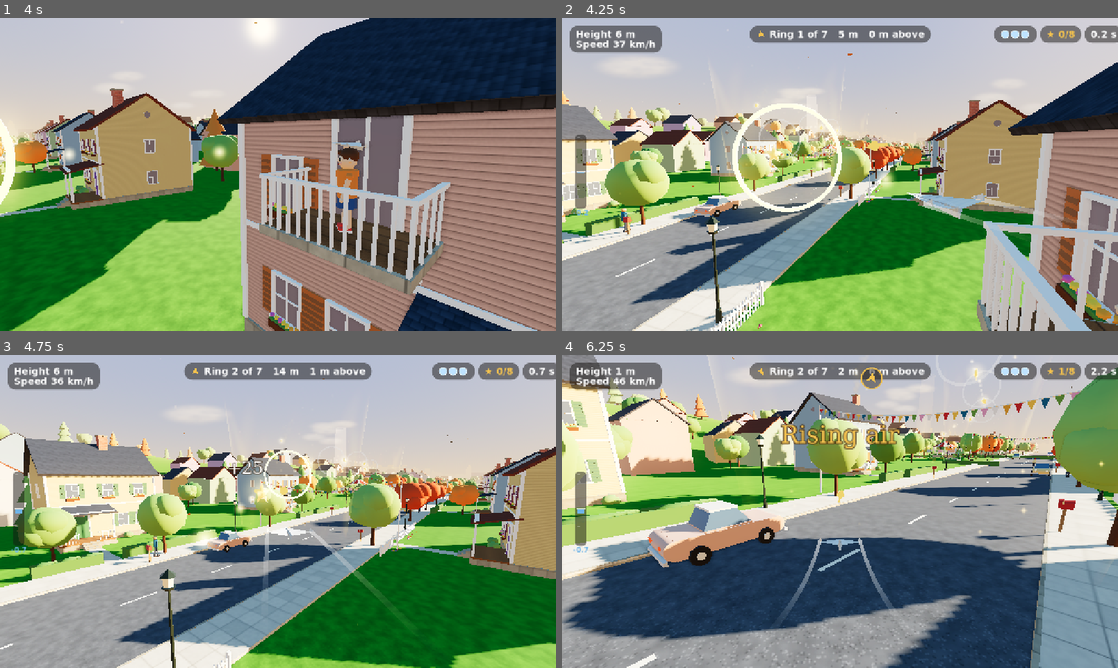
Above: before the commit, frames 1-4 (two rows, left to right).
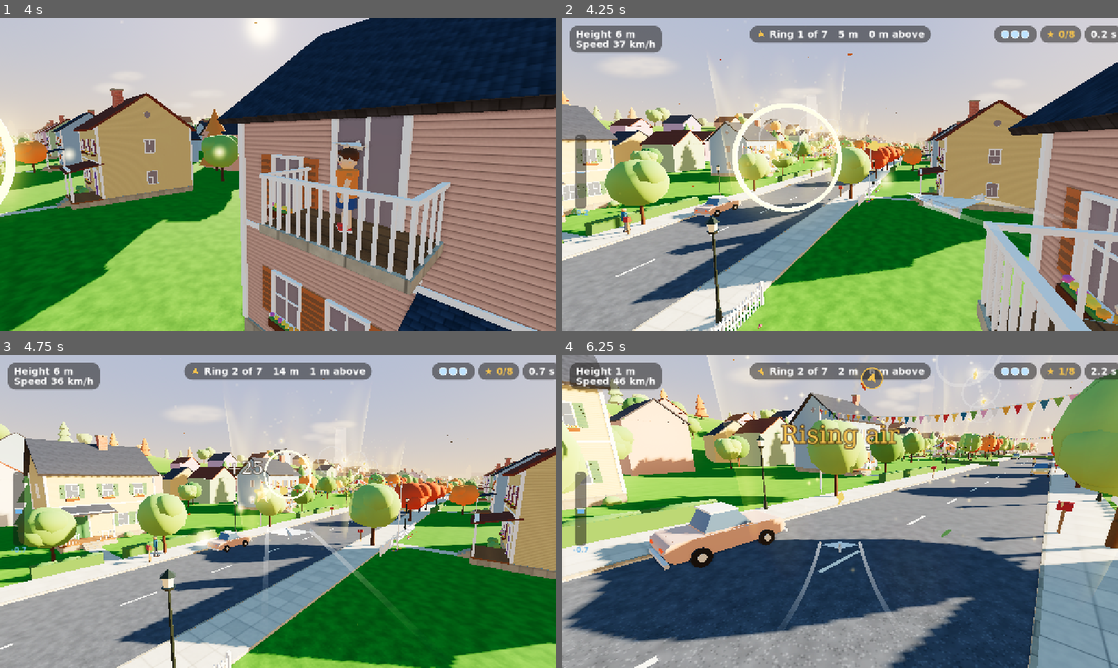
Above: after the commit, the same moments.

Repository: vashishtastudios-ooc/Fly-Paper-Plane
Game: Godot game, scene res://scenes/main.tscn
Two runs of this game, one before a commit and one after it. Both use one fixed random seed, a clock stepped at 60 frames per second and the inputs below.
Inputs (mouse positions are in pixels of both pictures, inside the frame that each line leads up to):
- Up to frame 1 (4 s): tap Enter (throw) at 0.5 s; move the mouse to (400, 158) at 0.52 s; hold E (roll_right) 0.53-1.25 s; tap W (climb) at 0.6, 2.1 s; click (400, 158) at 0.67 s; tap S (dive) at 0.8, 2.3, 3.8 s; drag from (166, 190) to (250, 237) at 1.27 s; move the mouse to (333, 105) at 2.02 s; hold E (roll_right) 2.03-2.75 s; drag from (250, 237) to (111, 127) at 2.77 s; move the mouse to (444, 221) at 3.52 s; hold Q (roll_left) from 3.53 s (still down); hold Space (gust) from 3.53 s (still down)
- Up to frame 2 (4.25 s): keep holding Q (roll_left); keep holding Space (gust)
- Up to frame 3 (4.75 s): release Q (roll_left) at 4.25 s; release Space (gust) at 4.25 s; drag from (111, 464) to (194, 433) at 4.27 s
- Up to frame 4 (6.25 s): move the mouse to (867, 511) at 5.02 s; hold Down 5.03-5.75 s; tap Keypad Enter at 5.1 s; click (867, 511) at 5.17 s; tap S (dive) at 5.3 s; drag from (756, 433) to (728, 527) at 5.77 s

Frame 1 is identical in both runs. In frame 2, 0.1% of the frame differs, in the area x 28-55%, y 13-54%; in frame 3, 0.3%; in frame 4, 11%, in the area x 0-100%, y 0-100%.

Commit message:
Easier-to-find thermals and center-friendly landings
- Thermals: brighter sparkles and a swirl of leaves spiralling up each
  column; a soft whoosh and gentle upward camera lift when entering one.
- Landing now triggers only when the plane reaches the pad surface
  (within 0.3 m) instead of anywhere within 1.1 m above the edge, so
  players can glide over the pad and settle near the center.

Co-Authored-By: Claude Opus 5.5 <noreply@anthropic.com>

Diff:
--- a/autoload/audio.gd
+++ b/autoload/audio.gd
@@ -129,6 +129,7 @@
 	var out := {}
 	out["throw"] = _wav(_whoosh(rng, 0.55, 0.05, 0.45, 0.9))
 	out["gust"] = _wav(_whoosh(rng, 0.7, 0.08, 0.6, 0.8))
+	out["updraft"] = _wav(_whoosh(rng, 1.1, 0.03, 0.22, 0.6))
 	out["star"] = _wav(_mix([_bell([1318.5, 1975.5], 0.7, 5.0, 0.35), _delay(_bell([1975.5, 2637.0], 0.6, 6.0, 0.25), 0.07)]))
 	out["ring"] = _wav(_mix([
 		_bell([784.0, 1568.0], 0.5, 6.0, 0.3),
--- a/scenes/camera/chase_camera.gd
+++ b/scenes/camera/chase_camera.gd
@@ -26,6 +26,7 @@
 var _time := 0.0
 var _since_launch := 10.0
 var _shake := 0.0
+var _lift_s := 0.0
 var _orbit_angle := 0.0
 var _look := Vector3.ZERO
 var _rng := RandomNumberGenerator.new()
@@ -112,13 +113,15 @@
 				var dir := Vector3(-sin(s.yaw), 0.0, -cos(s.yaw))
 				var right := dir.cross(Vector3.UP)
 				var dive := maxf(0.0, -s.pitch) * 2.2
-				desired = p - dir * back + Vector3.UP * (up + dive) - right * (s.roll * 0.8)
+				# Gentle upward float while riding rising air.
+				_lift_s = lerpf(_lift_s, clampf(plane.lift / 4.0, 0.0, 1.0), 1.0 - exp(-1.5 * delta))
+				desired = p - dir * back + Vector3.UP * (up + dive + _lift_s * 0.75) - right * (s.roll * 0.8)
 				var vel := plane.velocity()
 				var vdir := vel.normalized() if vel.length() > 0.1 else dir
-				look = p + vdir * look_ahead
+				look = p + vdir * look_ahead + Vector3.UP * _lift_s * 0.4
 				rate = launch_smooth_rate if _since_launch < launch_smooth_time else smooth_rate
 				cam_roll = s.roll * roll_follow
-				target_fov += clampf((s.v - 9.0) / 12.0, 0.0, 1.0) * speed_fov
+				target_fov += clampf((s.v - 9.0) / 12.0, 0.0, 1.0) * speed_fov + _lift_s * 2.5
 				desired = _clamp_to_world(desired, p)
 		Mode.ORBIT:
 			_orbit_angle += delta * 0.32
--- a/scenes/gameplay/thermal.gd
+++ b/scenes/gameplay/thermal.gd
@@ -40,7 +40,7 @@
 	var sm := ShaderMaterial.new()
 	sm.shader = load("res://shaders/thermal.gdshader")
 	sm.set_shader_parameter("height", h)
-	sm.set_shader_parameter("intensity", 0.09 if style == "golden" else 0.04)
+	sm.set_shader_parameter("intensity", 0.15 if style == "golden" else 0.05)
 	if style == "smoke":
 		sm.set_shader_parameter("tint", Color(0.9, 0.85, 0.8))
 	col.material_override = sm
@@ -88,7 +88,7 @@
 		var mat := Mats.soft_alpha(Color(1, 1, 1, 1), TexGen.get_tex("cloud"), true, false)
 		q.material = mat
 	else:
-		p.amount = 24 if Settings.is_mobile else 48
+		p.amount = 36 if Settings.is_mobile else 72
 		p.lifetime = clampf(h / 2.2, 2.0, 9.0)
 		p.preprocess = p.lifetime
 		pm.emission_shape = ParticleProcessMaterial.EMISSION_SHAPE_RING
@@ -99,17 +99,84 @@
 		pm.initial_velocity_min = 1.8
 		pm.initial_velocity_max = 2.6
 		pm.gravity = Vector3.ZERO
-		pm.scale_min = 0.5
-		pm.scale_max = 1.0
+		pm.scale_min = 0.7
+		pm.scale_max = 1.4
 		var g2 := Gradient.new()
-		g2.set_color(0, Color(1, 0.85, 0.5, 0.0))
-		g2.add_point(0.2, Color(1, 0.85, 0.5, 0.9))
+		g2.set_color(0, Color(1, 0.82, 0.42, 0.0))
+		g2.add_point(0.15, Color(1, 0.86, 0.48, 1.0))
+		g2.add_point(0.75, Color(1, 0.86, 0.48, 0.8))
 		g2.set_color(g2.get_point_count() - 1, Color(1, 0.85, 0.5, 0.0))
 		var gt2 := GradientTexture1D.new()
 		gt2.gradient = g2
 		pm.color_ramp = gt2
-		q.size = Vector2(0.18, 0.18)
-		q.material = Mats.additive(Color(1, 0.88, 0.55), TexGen.get_tex("star_glint"), true)
+		q.size = Vector2(0.24, 0.24)
+		q.material = Mats.additive(Color(1, 0.9, 0.6), TexGen.get_tex("star_glint"), true)
 	p.process_material = pm
 	p.draw_pass_1 = q
 	add_child(p)
+	_build_swirl(h)
+
+
+# --- Swirl of leaves spiralling up the column ---------------------------------------------
+
+var _swirl: MultiMeshInstance3D
+var _leaves: Array = []  # Each: [angle, height, radius_frac, climb_speed, spin_speed, spin]
+var _height := 1.0
+
+
+func _build_swirl(h: float) -> void:
+	_height = h
+	var count := 10 if Settings.is_mobile else 18
+	var rng := RandomNumberGenerator.new()
+	rng.seed = int(absf(global_position.x * 31.0 + global_position.z * 7.0)) + 1
+	var q := QuadMesh.new()
+	q.size = Vector2(0.24, 0.3)
+	var lm := StandardMaterial3D.new()
+	lm.albedo_texture = TexGen.get_tex("leaf")
+	lm.transparency = BaseMaterial3D.TRANSPARENCY_ALPHA_SCISSOR
+	lm.alpha_scissor_threshold = 0.5
+	lm.vertex_color_use_as_albedo = true
+	lm.vertex_color_is_srgb = true
+	lm.cull_mode = BaseMaterial3D.CULL_DISABLED
+	lm.distance_fade_mode = BaseMaterial3D.DISTANCE_FADE_PIXEL_DITHER
+	lm.distance_fade_min_distance = 1.5
+	lm.distance_fade_max_distance = 4.0
+	q.material = lm
+	var mm := MultiMesh.new()
+	mm.transform_format = MultiMesh.TRANSFORM_3D
+	mm.use_colors = true
+	mm.mesh = q
+	mm.instance_count = count
+	var cols := ["#e8873a", "#f2c14e", "#d9662f", "#f0a541", "#c9572e", "#9fbf5a"]
+	for i in count:
+		_leaves.append([rng.randf() * TAU, rng.randf() * h, rng.randf_range(0.35, 0.8),
+			rng.randf_range(1.4, 2.4), rng.randf_range(-6.0, 6.0), rng.randf() * TAU])
+		mm.set_instance_color(i, Color(cols[i % cols.size()]))
+	_swirl = MultiMeshInstance3D.new()
+	_swirl.name = "LeafSwirl"
+	_swirl.multimesh = mm
+	_swirl.cast_shadow = GeometryInstance3D.SHADOW_CASTING_SETTING_OFF
+	_swirl.physics_interpolation_mode = Node.PHYSICS_INTERPOLATION_MODE_OFF
+	_swirl.visibility_range_end = 160.0
+	_swirl.custom_aabb = AABB(Vector3(-radius, 0, -radius), Vector3(radius * 2.0, h + 2.0, radius * 2.0))
+	add_child(_swirl)
+
+
+func _process(delta: float) -> void:
+	if _swirl == null or not _swirl.is_visible_in_tree():
+		return
+	var mm := _swirl.multimesh
+	for i in _leaves.size():
+		var l: Array = _leaves[i]
+		var r: float = radius * l[2] * (0.55 + 0.45 * l[1] / _height)
+		l[0] += delta * l[3] * 1.6 / maxf(r, 1.0)
+		l[1] += delta * l[3]
+		l[5] += delta * l[4]
+		if l[1] > _height:
+			l[1] = 0.0
+		var a: float = l[0]
+		var pos := Vector3(cos(a) * r, l[1], sin(a) * r)
+		# Leaves fade in at the bottom and out near the top by shrinking.
+		var k := clampf(l[1] / 1.5, 0.0, 1.0) * clampf((_height - l[1]) / 2.0, 0.0, 1.0)
+		var basis := Basis(Vector3.UP, -a).rotated(Vector3(cos(a), 0, sin(a)), l[5]).scaled(Vector3.ONE * maxf(k, 0.001))
+		mm.set_instance_transform(i, Transform3D(basis, pos))
--- a/scenes/plane/plane.gd
+++ b/scenes/plane/plane.gd
@@ -7,6 +7,7 @@
 signal launched
 signal stall_entered
 signal rising_air
+signal entered_thermal
 signal gust_used
 signal barrel_roll_done
 signal landed(info: Dictionary)
@@ -93,6 +94,8 @@
 var autopilot: Callable  # Optional: returns Vector2(in_x, in_y) (used by tests).
 
 var _rising_cooldown := 0.0
+var _thermal_cooldown := 0.0
+var _was_inside := false
 var _was_rising := false
 var _roll_t := -1.0
 var _roll_dir := 1.0
@@ -150,6 +153,8 @@
 	_roll_t = -1.0
 	_was_rising = false
 	_rising_cooldown = 0.0
+	_was_inside = false
+	_thermal_cooldown = 0.0
 	_visual.scale = Vector3.ONE
 	_visual.rotation = Vector3.ZERO
 	_trail_l.clear()
@@ -280,6 +285,13 @@
 	stalled = now_stalled
 
 	_rising_cooldown -= dt
+	_thermal_cooldown -= dt
+	var inside := lift > 0.4
+	if inside and not _was_inside and _thermal_cooldown <= 0.0:
+		entered_thermal.emit()
+		Audio.play("updraft", -5.0)
+		_thermal_cooldown = 1.5
+	_was_inside = inside
 	var rising := lift > rising_air_threshold
 	if rising and not _was_rising and _rising_cooldown <= 0.0:
 		rising_air.emit()
--- a/scripts/level/level_runtime.gd
+++ b/scripts/level/level_runtime.gd
@@ -335,11 +335,17 @@
 	return -INF
 
 
+## Height above the pad surface at which the plane counts as touching down.
+const TOUCHDOWN_HEIGHT := 0.3
+
+
+## True when the plane has actually reached the pad surface (within TOUCHDOWN_HEIGHT),
+## so it can glide over the pad and settle near the center.
 func is_landing(_prev: Vector3, pos: Vector3) -> bool:
 	if horizontal_distance_to_pad(pos) >= data.pad_radius + 0.4:
 		return false
 	var dy := pos.y - pad_top()
-	return dy >= -0.3 and dy <= 1.1
+	return dy >= -0.3 and dy <= TOUCHDOWN_HEIGHT
 
 
 func pad_contact_point(pos: Vector3) -> Vector3:
Not shown, changed: README.md
